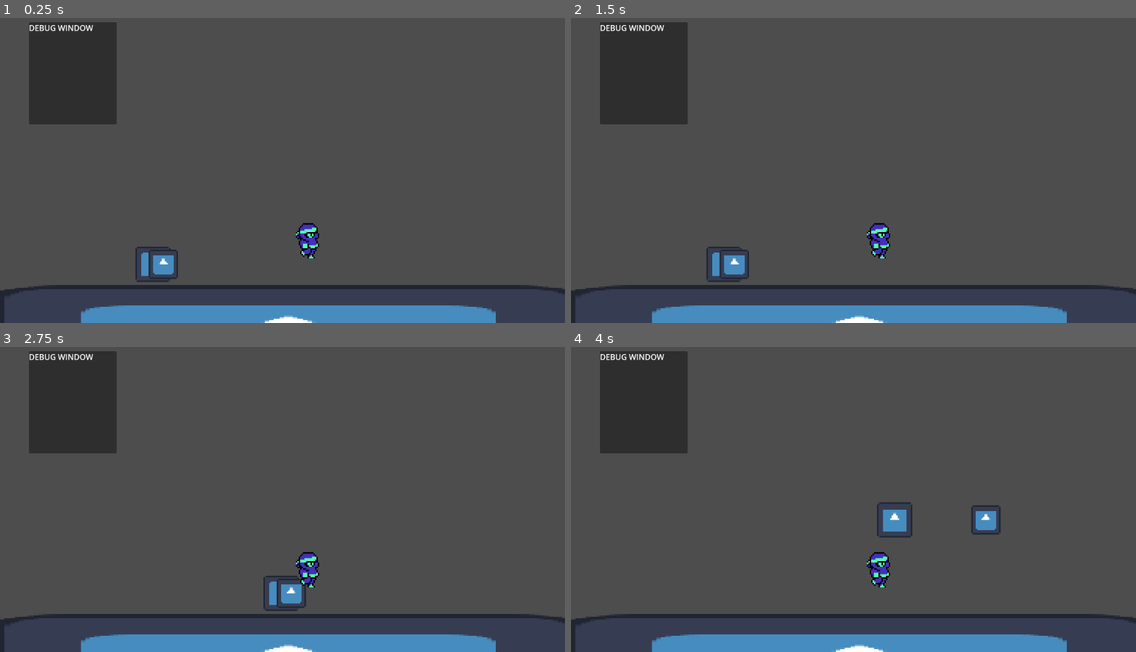
Above: before the commit, frames 1-4 (two rows, left to right).
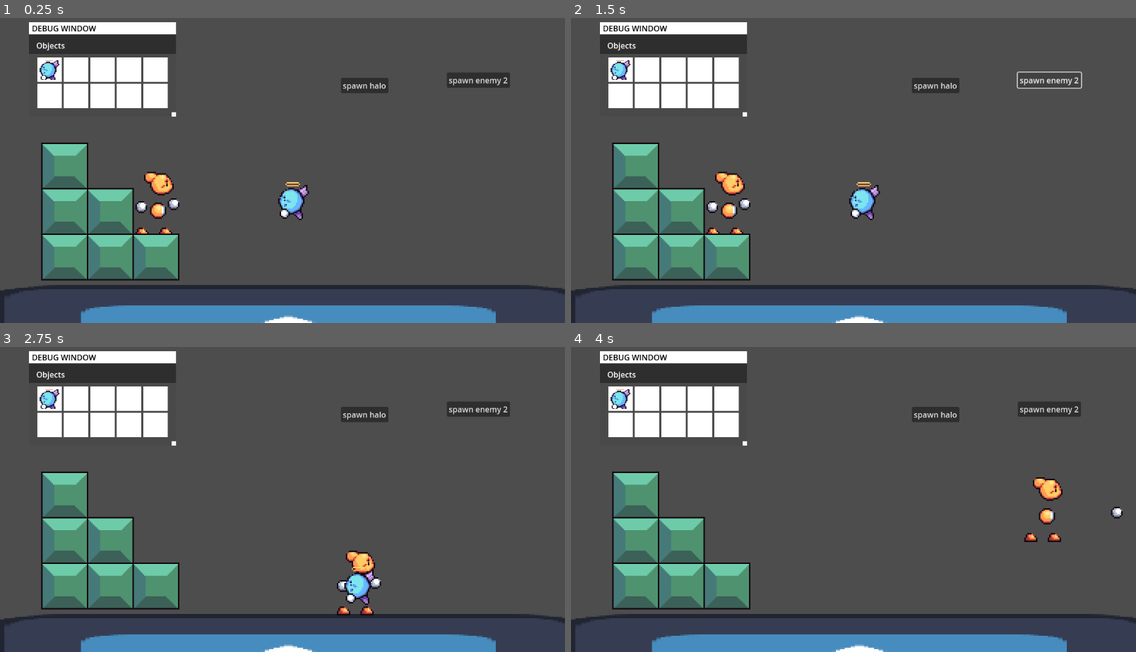
Above: after the commit, the same moments.

Repository: DaVinci789/brokenjam
Game: Godot game, scene res://world.tscn
The game is run twice, just before and just after one commit, with the same random seed, the same clock (stepped at 60 frames per second) and the same inputs. The engine's default icon, where the game draws it, is replaced by a stand-in: a white triangle on a blue panel in a dark square.
Inputs (mouse positions are in pixels of both pictures, inside the frame that each line leads up to):
- Up to frame 1 (0.25 s): no input
- Up to frame 2 (1.5 s): click (938, 85) at 0.5 s, where only the run after the commit has a clickable "spawn halo"; click (1051, 79) at 1.25 s, where only the run after the commit has a clickable "spawn enemy 2"
- Up to frame 3 (2.75 s): tap Enter at 2 s; move the mouse to (406, 478) at 2.02 s; hold D (input_right) from 2.03 s (still down); tap Z (input_a) at 2.1 s; click (406, 478) at 2.17 s
- Up to frame 4 (4 s): move the mouse to (740, 508) at 2.77 s; tap Z (input_a) at 2.85, 3.8 s; click (740, 508) at 2.92 s; move the mouse to (910, 423) at 3.52 s; release D (input_right) at 3.53 s; hold A (input_left) from 3.53 s (still down); tap X (input_b) at 3.6 s; click (910, 423) at 3.67 s

The runs differ from the first frame. In frame 1, 16% of the frame differs, in the area x 5-91%, y 1-87%; in frame 2, 15%; in frame 3, 16%, in the area x 5-91%, y 1-88%; in frame 4, 16%.

Commit message:
Various systems and objects added
- Grabbing and throwing. Still needs proper state managment though.
- Object window ui

Diff:
--- /dev/null
+++ b/enemy_halo.tscn
@@ -0,0 +1,23 @@
+[gd_scene load_steps=4 format=3 uid="uid://cc7875h773n63"]
+
+[ext_resource type="Script" uid="uid://bicyvhsgocq7m" path="res://entity.gd" id="1_0f3u7"]
+[ext_resource type="Texture2D" uid="uid://cwm7v0l67u1wl" path="res://enemy.png" id="2_yg6p6"]
+
+[sub_resource type="RectangleShape2D" id="RectangleShape2D_aqk2v"]
+size = Vector2(15, 14.6667)
+
+[node name="Entity2" type="CharacterBody2D" node_paths=PackedStringArray("area_collider")]
+script = ExtResource("1_0f3u7")
+type = 3
+area_collider = NodePath("Area2D")
+metadata/_custom_type_script = "uid://bicyvhsgocq7m"
+
+[node name="tex" type="Sprite2D" parent="."]
+texture = ExtResource("2_yg6p6")
+flip_h = true
+
+[node name="Area2D" type="Area2D" parent="."]
+
+[node name="CollisionShape2D" type="CollisionShape2D" parent="Area2D"]
+position = Vector2(-0.333328, 0.666656)
+shape = SubResource("RectangleShape2D_aqk2v")
--- a/entity.gd
+++ b/entity.gd
@@ -3,19 +3,42 @@
 
 enum EntityType {
 	None,
-	Player
+	Player,
+	Arms,
+	Enemy,
 }
 
 enum ActState {
 	None,
+	Jump,
 	Grab,
-	Jump,
+	Throw,
 }
+
+enum HoldState {
+	None,
+	Empty,
+	Holding,
+}
+
+func _ready() -> void:
+	add_to_group("Entity")
+	if area_collider:
+		area_collider.connect("area_entered",
+		func(area: Area2D):
+			if area.get_parent() is Entity:
+				colliders.append(area.get_parent()))
 
 @export var type := EntityType.None
 @export var move_speed := 0.0
+@export var area_collider: Area2D
 var state: ActState = ActState.None
 var is_falling := false
+var colliders: Array[Entity] = []
+var held := false
+var hold_lock := false
+var hold_state := HoldState.Empty
+var children: Array[Entity] = []
 
 @onready var jump_velocity := ((2.0 * jump_height) / jump_time_to_peak) * -1.0
 @onready var jump_gravity := ((-2.0 * jump_height) / (jump_time_to_peak * jump_time_to_peak)) * -1.0
@@ -47,3 +70,6 @@
 		jump_velocity = ((2.0 * jump_height) / jump_time_to_peak) * -1.0
 		jump_gravity  = ((-2.0 * jump_height) / (jump_time_to_peak * jump_time_to_peak)) * -1.0
 		fall_gravity  = ((-2.0 * jump_height) / (jump_time_to_descent * jump_time_to_descent)) * -1.0
+
+@export_subgroup("Enemy")
+@export var max_hp := 3
--- /dev/null
+++ b/fantasy_ui.gd
@@ -0,0 +1,60 @@
+extends Panel
+var mouse_down := false
+var mouse_pressed := false
+var hot := false
+var active := false
+var header_hot := false
+var corner_hot := false
+var header_active := false
+var corner_active := false
+var start_size := Vector2.ZERO
+
+func _process(delta) -> void:
+	if mouse_pressed:
+		mouse_pressed = false
+	pass
+
+func _on_gui_input(event: InputEvent) -> void:
+	if event is InputEventMouseButton:
+		if event.pressed and event.button_index == MOUSE_BUTTON_LEFT:
+			mouse_down = true
+			mouse_pressed = true
+			if header_hot:
+				header_active = true
+			if corner_hot:
+				corner_active = true
+		elif not event.pressed:
+			mouse_down = false
+			header_active = false
+			corner_active = false
+	pass # Replace with function body.
+
+
+func _on_mouse_entered() -> void:
+	hot = true
+	pass # Replace with function body.
+
+
+func _on_mouse_exited() -> void:
+	hot = false
+	pass # Replace with function body.
+
+
+func _on_color_rect_mouse_entered() -> void:
+	header_hot = true
+	pass # Replace with function body.
+
+
+func _on_color_rect_mouse_exited() -> void:
+	header_hot = false
+	pass # Replace with function body.
+
+
+func _on_color_rect_2_mouse_entered() -> void:
+	corner_hot = true
+	pass # Replace with function body.
+
+
+func _on_color_rect_2_mouse_exited() -> void:
+	corner_hot = false
+	pass # Replace with function body.
--- a/project.godot
+++ b/project.godot
@@ -21,6 +21,10 @@
 window/size/window_height_override=648
 window/stretch/mode="canvas_items"
 window/stretch/scale_mode="integer"
+
+[global_group]
+
+Entity=""
 
 [input]
 
--- a/world.gd
+++ b/world.gd
@@ -1,7 +1,17 @@
 extends Node2D
 
-@onready var node_player := $CharacterBody2D
-@onready var starting_arms_position: Vector2 = $CharacterBody2D/arms.global_position
+@onready var node_player := %player
+@onready var arms := %player.get_node("arms")
+@onready var starting_arms_position: Vector2 = arms.global_position
+@onready var fantasy_ui := %fantasy_ui
+
+var fantasy_ui_offset := Vector2.ZERO
+var caught_enemy := false
+
+class CollisionPair:
+	var a: Entity
+	var b: Entity
+	var data: KinematicCollision2D
 
 func get_gravity(entity: Entity) -> float:
 	return entity.jump_gravity if entity.velocity.y < 0.0 else entity.fall_gravity
@@ -12,18 +22,57 @@
 	player.state = Entity.ActState.Grab
 	pass
 
+func get_entities() -> Array[Entity]:
+	var array: Array[Entity]
+	array.assign(get_tree().get_nodes_in_group("Entity"))
+	return array
+
+func get_area_collisions(entities: Array[Entity]) -> Array[CollisionPair]:
+	var pairs: Array[CollisionPair] = []
+
+	for entity: Entity in entities:
+		for other: Entity in entity.colliders:
+			var already_added := false
+			for p in pairs:
+				if (p.a == entity and p.b == other) or (p.a == other and p.b == entity):
+					already_added = true
+					break
+			if not already_added:
+				_add_pair(pairs, entity, other)
+		entity.colliders.clear()
+
+	return pairs
+
+func _add_pair(pairs: Array[CollisionPair], a: Entity, b: Entity, collider: KinematicCollision2D = null) -> void:
+	# Avoid duplicates (A,B) vs (B,A)
+	for p in pairs:
+		if (p.a == a and p.b == b) or (p.a == b and p.b == a):
+			return
+	var pair := CollisionPair.new()
+	if a.type < b.type:
+		pair.a = a
+		pair.b = b
+	else:
+		pair.a = b
+		pair.b = a
+	pair.data = collider
+	pairs.append(pair)
+
+# cartch state or throw state.
 func _process(delta: float) -> void:
-	var arms := node_player.get_node("arms")
+	var entities := get_entities()
+	var collision_pairs := get_area_collisions(entities)
+
 	if Input.is_action_pressed("ui_cancel"):
 		get_tree().quit()
 
 	var input_horizontal := Input.get_axis("input_left", "input_right")
 	node_player.velocity.x = input_horizontal * node_player.move_speed
 
+	if Input.is_action_just_pressed("input_a"):
+		node_player.velocity.y = node_player.jump_velocity
 	if Input.is_action_just_pressed("input_b"):
 		throw_arm(node_player)
-	if Input.is_action_just_pressed("input_a"):
-		node_player.velocity.y = node_player.jump_velocity
 
 	if not node_player.is_on_floor():
 		node_player.velocity.y += get_gravity(node_player)
@@ -32,13 +81,40 @@
 	if node_player.state == Entity.ActState.Grab:
 		node_player.arms_active_timer += delta
 		node_player.arms_active_timer = clampf(node_player.arms_active_timer, 0.0, node_player.arms_act_length)
-		if node_player.arms_active_timer / node_player.arms_act_length >= 1.0:
-			node_player.state = Entity.ActState.None
-			node_player.arms_active_timer = 0
 	else:
 		starting_arms_position = arms.global_position
 		arms.velocity = Vector2.ZERO
-	pass
+
+	for pair in collision_pairs:
+		if pair.a.type == Entity.EntityType.Arms and pair.b.type == Entity.EntityType.Enemy:
+			if node_player.hold_state == Entity.HoldState.Empty:
+				pair.b.held = true
+				caught_enemy = true
+
+	for enemy in entities:
+		if enemy.held:
+			enemy.global_position = arms.global_position
+			if node_player.hold_state == Entity.HoldState.Holding:
+				if node_player.arms_curve.sample(node_player.arms_active_timer / node_player.arms_act_length) >= node_player.arms_curve.max_value:
+					enemy.held = false
+					node_player.hold_state = Entity.HoldState.Empty
+			break
+
+	if fantasy_ui.mouse_pressed:
+		fantasy_ui_offset = get_global_mouse_position() - fantasy_ui.global_position
+		fantasy_ui.start_size = fantasy_ui.size
+	if fantasy_ui.header_active:
+		fantasy_ui.global_position = get_global_mouse_position() - fantasy_ui_offset
+	if fantasy_ui.corner_active:
+		fantasy_ui.size = (get_global_mouse_position() - fantasy_ui.global_position)
+
+	# reset/flushing zone
+	if node_player.arms_active_timer / node_player.arms_act_length >= 1.0:
+		node_player.state = Entity.ActState.None
+		node_player.arms_active_timer = 0
+	if caught_enemy:
+		node_player.hold_state = Entity.HoldState.Holding
+		caught_enemy = false
 
 func _physics_process(delta: float) -> void:
 	node_player.move_and_slide()
@@ -47,7 +123,7 @@
 	var arms := node_player.get_node("arms")
 	if node_player.state == Entity.ActState.Grab:
 		var target_offset = node_player.arms_curve.sample(node_player.arms_active_timer / node_player.arms_act_length)
-		var target_x = node_player.get_node("arms_home").global_position.x + target_offset
+		var target_x = %arms_home.global_position.x + target_offset
 		var arm_velocity = Vector2(target_x - arms.global_position.x, 0) / delta
 		arms.velocity = arm_velocity
 		arms.move_and_slide()
--- a/world.tscn
+++ b/world.tscn
@@ -1,9 +1,16 @@
-[gd_scene load_steps=9 format=3 uid="uid://c8i3422yldarm"]
+[gd_scene load_steps=17 format=3 uid="uid://c8i3422yldarm"]
 
 [ext_resource type="Script" uid="uid://bicyvhsgocq7m" path="res://entity.gd" id="1_fj7yv"]
 [ext_resource type="Script" uid="uid://cycpam4c4eru5" path="res://world.gd" id="1_tlwt5"]
-[ext_resource type="Texture2D" uid="uid://d3dqdbqoj5ewb" path="res://s34_NinjaRun_0.png" id="2_aqk2v"]
 [ext_resource type="Texture2D" uid="uid://chqvlsx2jfebj" path="res://icon.svg" id="2_tlwt5"]
+[ext_resource type="Texture2D" uid="uid://clruk8tdf246" path="res://head.png" id="4_ioo17"]
+[ext_resource type="Script" uid="uid://cj18dxn01r02p" path="res://fantasy_ui.gd" id="5_036b0"]
+[ext_resource type="Texture2D" uid="uid://ds5xxw5q5b4e8" path="res://hand.png" id="5_wse8f"]
+[ext_resource type="Texture2D" uid="uid://cxe0vnxfeqq20" path="res://torso.png" id="6_ic0uy"]
+[ext_resource type="Texture2D" uid="uid://k2havrlx7exv" path="res://foot.png" id="7_k3n1d"]
+[ext_resource type="PackedScene" uid="uid://cc7875h773n63" path="res://enemy_halo.tscn" id="8_ic0uy"]
+[ext_resource type="Texture2D" uid="uid://cwm7v0l67u1wl" path="res://enemy.png" id="8_ioo17"]
+[ext_resource type="Texture2D" uid="uid://c3hf5osesum3p" path="res://block.png" id="9_wse8f"]
 
 [sub_resource type="RectangleShape2D" id="RectangleShape2D_tlwt5"]
 size = Vector2(404.5, 76)
@@ -13,11 +20,16 @@
 _data = [Vector2(0, 0), 0.0, 0.0, 0, 0, Vector2(0.5, 100), 0.0, 0.0, 0, 0, Vector2(1, 0), 0.0, 0.0, 0, 0]
 point_count = 3
 
+[sub_resource type="RectangleShape2D" id="RectangleShape2D_ioo17"]
+size = Vector2(32, 10.3333)
+
 [sub_resource type="CapsuleShape2D" id="CapsuleShape2D_tlwt5"]
 
-[sub_resource type="RectangleShape2D" id="RectangleShape2D_aqk2v"]
+[sub_resource type="RectangleShape2D" id="RectangleShape2D_ic0uy"]
+size = Vector2(30.6667, 31.6667)
 
 [node name="world" type="Node2D"]
+script = ExtResource("1_tlwt5")
 
 [node name="CanvasLayer" type="CanvasLayer" parent="."]
 
@@ -29,29 +41,32 @@
 grow_vertical = 2
 stretch = true
 stretch_shrink = 3
+metadata/_edit_lock_ = true
 
 [node name="SubViewport" type="SubViewport" parent="CanvasLayer/SubViewportContainer"]
+handle_input_locally = false
 snap_2d_transforms_to_pixel = true
 canvas_item_default_texture_filter = 0
 size = Vector2i(384, 216)
 render_target_update_mode = 4
 
-[node name="Node2D" type="Node2D" parent="CanvasLayer/SubViewportContainer/SubViewport"]
-script = ExtResource("1_tlwt5")
-
-[node name="Entity" type="CharacterBody2D" parent="CanvasLayer/SubViewportContainer/SubViewport/Node2D"]
+[node name="gameworld" type="Node2D" parent="CanvasLayer/SubViewportContainer/SubViewport"]
+unique_name_in_owner = true
+
+[node name="Entity" type="CharacterBody2D" parent="CanvasLayer/SubViewportContainer/SubViewport/gameworld"]
 position = Vector2(196, 227)
 script = ExtResource("1_fj7yv")
 metadata/_custom_type_script = "uid://bicyvhsgocq7m"
 
-[node name="Icon" type="Sprite2D" parent="CanvasLayer/SubViewportContainer/SubViewport/Node2D/Entity"]
+[node name="Icon" type="Sprite2D" parent="CanvasLayer/SubViewportContainer/SubViewport/gameworld/Entity"]
 scale = Vector2(3.21094, 0.570313)
 texture = ExtResource("2_tlwt5")
 
-[node name="CollisionShape2D" type="CollisionShape2D" parent="CanvasLayer/SubViewportContainer/SubViewport/Node2D/Entity"]
+[node name="CollisionShape2D" type="CollisionShape2D" parent="CanvasLayer/SubViewportContainer/SubViewport/gameworld/Entity"]
 shape = SubResource("RectangleShape2D_tlwt5")
 
-[node name="CharacterBody2D" type="CharacterBody2D" parent="CanvasLayer/SubViewportContainer/SubViewport/Node2D"]
+[node name="player" type="CharacterBody2D" parent="CanvasLayer/SubViewportContainer/SubViewport/gameworld"]
+unique_name_in_owner = true
 position = Vector2(104, 125)
 script = ExtResource("1_fj7yv")
 type = 1
@@ -62,48 +77,269 @@
 jump_time_to_peak = 13.0
 jump_time_to_descent = 14.0
 
-[node name="Icon" type="Sprite2D" parent="CanvasLayer/SubViewportContainer/SubViewport/Node2D/CharacterBody2D"]
-scale = Vector2(0.1875, 0.1875)
-texture = ExtResource("2_tlwt5")
-
-[node name="arms" type="CharacterBody2D" parent="CanvasLayer/SubViewportContainer/SubViewport/Node2D/CharacterBody2D"]
+[node name="Icon" type="Sprite2D" parent="CanvasLayer/SubViewportContainer/SubViewport/gameworld/player"]
+position = Vector2(4.33333, -26.6667)
+texture = ExtResource("4_ioo17")
+
+[node name="arms" type="CharacterBody2D" parent="CanvasLayer/SubViewportContainer/SubViewport/gameworld/player" node_paths=PackedStringArray("area_collider")]
+position = Vector2(3.33333, -11)
+script = ExtResource("1_fj7yv")
+type = 2
+area_collider = NodePath("Area2D")
+metadata/_custom_type_script = "uid://bicyvhsgocq7m"
+
+[node name="Hand" type="Sprite2D" parent="CanvasLayer/SubViewportContainer/SubViewport/gameworld/player/arms"]
+position = Vector2(-11.1111, -0.370371)
+texture = ExtResource("5_wse8f")
+
+[node name="Hand2" type="Sprite2D" parent="CanvasLayer/SubViewportContainer/SubViewport/gameworld/player/arms"]
+position = Vector2(10.5556, -2.03704)
+texture = ExtResource("5_wse8f")
+
+[node name="Area2D" type="Area2D" parent="CanvasLayer/SubViewportContainer/SubViewport/gameworld/player/arms"]
+position = Vector2(0.666659, -0.999995)
+
+[node name="CollisionShape2D" type="CollisionShape2D" parent="CanvasLayer/SubViewportContainer/SubViewport/gameworld/player/arms/Area2D"]
+shape = SubResource("RectangleShape2D_ioo17")
+
+[node name="arms_home" type="CharacterBody2D" parent="CanvasLayer/SubViewportContainer/SubViewport/gameworld/player"]
+unique_name_in_owner = true
 position = Vector2(7, 0)
 script = ExtResource("1_fj7yv")
 metadata/_custom_type_script = "uid://bicyvhsgocq7m"
 
-[node name="arms" type="Sprite2D" parent="CanvasLayer/SubViewportContainer/SubViewport/Node2D/CharacterBody2D/arms"]
-scale = Vector2(0.15625, 0.15625)
-texture = ExtResource("2_tlwt5")
-
-[node name="arms_home" type="CharacterBody2D" parent="CanvasLayer/SubViewportContainer/SubViewport/Node2D/CharacterBody2D"]
-position = Vector2(7, 0)
-script = ExtResource("1_fj7yv")
-metadata/_custom_type_script = "uid://bicyvhsgocq7m"
-
-[node name="CollisionShape2D" type="CollisionShape2D" parent="CanvasLayer/SubViewportContainer/SubViewport/Node2D/CharacterBody2D"]
-position = Vector2(0, -2)
+[node name="CollisionShape2D" type="CollisionShape2D" parent="CanvasLayer/SubViewportContainer/SubViewport/gameworld/player"]
+position = Vector2(4, -8)
 shape = SubResource("CapsuleShape2D_tlwt5")
 
-[node name="Entity2" type="CharacterBody2D" parent="CanvasLayer/SubViewportContainer/SubViewport/Node2D"]
-script = ExtResource("1_fj7yv")
-metadata/_custom_type_script = "uid://bicyvhsgocq7m"
-
-[node name="S34NinjaRun0" type="Sprite2D" parent="CanvasLayer/SubViewportContainer/SubViewport/Node2D/Entity2"]
-position = Vector2(208.667, 155.667)
-texture = ExtResource("2_aqk2v")
-
-[node name="CollisionShape2D" type="CollisionShape2D" parent="CanvasLayer/SubViewportContainer/SubViewport/Node2D/Entity2"]
-position = Vector2(210.667, 155.667)
-shape = SubResource("RectangleShape2D_aqk2v")
-
-[node name="Panel" type="Panel" parent="CanvasLayer"]
+[node name="Torso" type="Sprite2D" parent="CanvasLayer/SubViewportContainer/SubViewport/gameworld/player"]
+position = Vector2(2.66666, -9.33334)
+texture = ExtResource("6_ic0uy")
+
+[node name="Foot" type="Sprite2D" parent="CanvasLayer/SubViewportContainer/SubViewport/gameworld/player"]
+position = Vector2(-8, 5.66667)
+texture = ExtResource("7_k3n1d")
+
+[node name="Foot2" type="Sprite2D" parent="CanvasLayer/SubViewportContainer/SubViewport/gameworld/player"]
+position = Vector2(7.66667, 6)
+texture = ExtResource("7_k3n1d")
+
+[node name="Entity2" parent="CanvasLayer/SubViewportContainer/SubViewport/gameworld" instance=ExtResource("8_ic0uy")]
+position = Vector2(199, 132.667)
+
+[node name="Entity3" type="CharacterBody2D" parent="CanvasLayer/SubViewportContainer/SubViewport/gameworld"]
+position = Vector2(105.667, 171.333)
+script = ExtResource("1_fj7yv")
+metadata/_custom_type_script = "uid://bicyvhsgocq7m"
+
+[node name="Sprite2D" type="Sprite2D" parent="CanvasLayer/SubViewportContainer/SubViewport/gameworld/Entity3"]
+texture = ExtResource("9_wse8f")
+
+[node name="CollisionShape2D" type="CollisionShape2D" parent="CanvasLayer/SubViewportContainer/SubViewport/gameworld/Entity3"]
+position = Vector2(-0.333344, -0.166668)
+shape = SubResource("RectangleShape2D_ic0uy")
+
+[node name="Entity4" type="CharacterBody2D" parent="CanvasLayer/SubViewportContainer/SubViewport/gameworld"]
+position = Vector2(75, 171)
+script = ExtResource("1_fj7yv")
+metadata/_custom_type_script = "uid://bicyvhsgocq7m"
+
+[node name="Sprite2D" type="Sprite2D" parent="CanvasLayer/SubViewportContainer/SubViewport/gameworld/Entity4"]
+texture = ExtResource("9_wse8f")
+
+[node name="CollisionShape2D" type="CollisionShape2D" parent="CanvasLayer/SubViewportContainer/SubViewport/gameworld/Entity4"]
+position = Vector2(-0.333344, -0.166668)
+shape = SubResource("RectangleShape2D_ic0uy")
+
+[node name="Entity5" type="CharacterBody2D" parent="CanvasLayer/SubViewportContainer/SubViewport/gameworld"]
+position = Vector2(75, 139.667)
+script = ExtResource("1_fj7yv")
+metadata/_custom_type_script = "uid://bicyvhsgocq7m"
+
+[node name="Sprite2D" type="Sprite2D" parent="CanvasLayer/SubViewportContainer/SubViewport/gameworld/Entity5"]
+texture = ExtResource("9_wse8f")
+
+[node name="CollisionShape2D" type="CollisionShape2D" parent="CanvasLayer/SubViewportContainer/SubViewport/gameworld/Entity5"]
+position = Vector2(-0.333344, -0.166668)
+shape = SubResource("RectangleShape2D_ic0uy")
+
+[node name="Entity6" type="CharacterBody2D" parent="CanvasLayer/SubViewportContainer/SubViewport/gameworld"]
+position = Vector2(44, 171.333)
+script = ExtResource("1_fj7yv")
+metadata/_custom_type_script = "uid://bicyvhsgocq7m"
+
+[node name="Sprite2D" type="Sprite2D" parent="CanvasLayer/SubViewportContainer/SubViewport/gameworld/Entity6"]
+texture = ExtResource("9_wse8f")
+
+[node name="CollisionShape2D" type="CollisionShape2D" parent="CanvasLayer/SubViewportContainer/SubViewport/gameworld/Entity6"]
+position = Vector2(-0.333344, -0.166668)
+shape = SubResource("RectangleShape2D_ic0uy")
+
+[node name="Entity7" type="CharacterBody2D" parent="CanvasLayer/SubViewportContainer/SubViewport/gameworld"]
+position = Vector2(44, 140.333)
+script = ExtResource("1_fj7yv")
+metadata/_custom_type_script = "uid://bicyvhsgocq7m"
+
+[node name="Sprite2D" type="Sprite2D" parent="CanvasLayer/SubViewportContainer/SubViewport/gameworld/Entity7"]
+texture = ExtResource("9_wse8f")
+
+[node name="CollisionShape2D" type="CollisionShape2D" parent="CanvasLayer/SubViewportContainer/SubViewport/gameworld/Entity7"]
+position = Vector2(-0.333344, -0.166668)
+shape = SubResource("RectangleShape2D_ic0uy")
+
+[node name="Entity8" type="CharacterBody2D" parent="CanvasLayer/SubViewportContainer/SubViewport/gameworld"]
+position = Vector2(44.3333, 108.667)
+script = ExtResource("1_fj7yv")
+metadata/_custom_type_script = "uid://bicyvhsgocq7m"
+
+[node name="Sprite2D" type="Sprite2D" parent="CanvasLayer/SubViewportContainer/SubViewport/gameworld/Entity8"]
+texture = ExtResource("9_wse8f")
+
+[node name="CollisionShape2D" type="CollisionShape2D" parent="CanvasLayer/SubViewportContainer/SubViewport/gameworld/Entity8"]
+position = Vector2(-0.333344, -0.166668)
+shape = SubResource("RectangleShape2D_ic0uy")
+
+[node name="fantasy_ui" type="Panel" parent="CanvasLayer"]
+unique_name_in_owner = true
+clip_contents = true
+custom_minimum_size = Vector2(150, 150)
 offset_left = 59.0
 offset_top = 33.0
-offset_right = 238.0
-offset_bottom = 242.0
-
-[node name="Label" type="Label" parent="CanvasLayer/Panel"]
-layout_mode = 1
-offset_right = 98.0
-offset_bottom = 23.0
+offset_right = 359.0
+offset_bottom = 226.0
+script = ExtResource("5_036b0")
+
+[node name="ColorRect3" type="ColorRect" parent="CanvasLayer/fantasy_ui"]
+clip_contents = true
+layout_mode = 1
+anchors_preset = -1
+anchor_right = 1.0
+anchor_bottom = 1.0
+offset_top = 65.0
+grow_horizontal = 2
+grow_vertical = 2
+color = Color(0.403922, 0.403922, 0.403922, 0.47451)
+
+[node name="HFlowContainer" type="HFlowContainer" parent="CanvasLayer/fantasy_ui/ColorRect3"]
+layout_mode = 1
+anchors_preset = -1
+anchor_top = 0.055
+anchor_right = 1.0
+anchor_bottom = 1.0
+offset_left = 8.0
+offset_top = -0.0400023
+offset_right = -7.0
+offset_bottom = -17.0
+grow_horizontal = 2
+grow_vertical = 2
+alignment = 1
+
+[node name="ColorRect" type="ColorRect" parent="CanvasLayer/fantasy_ui/ColorRect3/HFlowContainer"]
+custom_minimum_size = Vector2(50, 50)
+layout_mode = 2
+
+[node name="TextureRect" type="TextureRect" parent="CanvasLayer/fantasy_ui/ColorRect3/HFlowContainer/ColorRect"]
+layout_mode = 0
+offset_left = 5.0
+offset_top = 5.581
+offset_right = 45.0
+offset_bottom = 45.581
+texture = ExtResource("8_ioo17")
+stretch_mode = 6
+flip_h = true
+
+[node name="ColorRect2" type="ColorRect" parent="CanvasLayer/fantasy_ui/ColorRect3/HFlowContainer"]
+custom_minimum_size = Vector2(50, 50)
+layout_mode = 2
+
+[node name="ColorRect3" type="ColorRect" parent="CanvasLayer/fantasy_ui/ColorRect3/HFlowContainer"]
+custom_minimum_size = Vector2(50, 50)
+layout_mode = 2
+
+[node name="ColorRect4" type="ColorRect" parent="CanvasLayer/fantasy_ui/ColorRect3/HFlowContainer"]
+custom_minimum_size = Vector2(50, 50)
+layout_mode = 2
+
+[node name="ColorRect5" type="ColorRect" parent="CanvasLayer/fantasy_ui/ColorRect3/HFlowContainer"]
+custom_minimum_size = Vector2(50, 50)
+layout_mode = 2
+
+[node name="ColorRect6" type="ColorRect" parent="CanvasLayer/fantasy_ui/ColorRect3/HFlowContainer"]
+custom_minimum_size = Vector2(50, 50)
+layout_mode = 2
+
+[node name="ColorRect7" type="ColorRect" parent="CanvasLayer/fantasy_ui/ColorRect3/HFlowContainer"]
+custom_minimum_size = Vector2(50, 50)
+layout_mode = 2
+
+[node name="ColorRect8" type="ColorRect" parent="CanvasLayer/fantasy_ui/ColorRect3/HFlowContainer"]
+custom_minimum_size = Vector2(50, 50)
+layout_mode = 2
+
+[node name="ColorRect9" type="ColorRect" parent="CanvasLayer/fantasy_ui/ColorRect3/HFlowContainer"]
+custom_minimum_size = Vector2(50, 50)
+layout_mode = 2
+
+[node name="ColorRect10" type="ColorRect" parent="CanvasLayer/fantasy_ui/ColorRect3/HFlowContainer"]
+custom_minimum_size = Vector2(50, 50)
+layout_mode = 2
+
+[node name="ColorRect" type="ColorRect" parent="CanvasLayer/fantasy_ui"]
+custom_minimum_size = Vector2(0, 25)
+layout_mode = 1
+anchors_preset = 10
+anchor_right = 1.0
+grow_horizontal = 2
+mouse_filter = 1
+
+[node name="ColorRect2" type="ColorRect" parent="CanvasLayer/fantasy_ui"]
+layout_mode = 1
+anchors_preset = 3
+anchor_left = 1.0
+anchor_top = 1.0
+anchor_right = 1.0
+anchor_bottom = 1.0
+offset_left = -9.0
+offset_top = -9.0
+grow_horizontal = 0
+grow_vertical = 0
+mouse_filter = 1
+
+[node name="Label" type="Label" parent="CanvasLayer/fantasy_ui"]
+modulate = Color(0, 0, 0, 1)
+layout_mode = 1
+offset_left = 6.0
+offset_top = 1.0
+offset_right = 137.0
+offset_bottom = 24.0
 text = "DEBUG WINDOW"
+
+[node name="Label2" type="Label" parent="CanvasLayer/fantasy_ui"]
+layout_mode = 1
+offset_left = 15.0
+offset_top = 36.0
+offset_right = 146.0
+offset_bottom = 59.0
+text = "Objects"
+
+[node name="Button" type="Button" parent="CanvasLayer"]
+offset_left = 695.0
+offset_top = 147.0
+offset_right = 792.0
+offset_bottom = 178.0
+text = "spawn halo"
+
+[node name="Button2" type="Button" parent="CanvasLayer"]
+offset_left = 911.0
+offset_top = 136.0
+offset_right = 1040.0
+offset_bottom = 167.0
+text = "spawn enemy 2"
+
+[connection signal="gui_input" from="CanvasLayer/fantasy_ui" to="CanvasLayer/fantasy_ui" method="_on_gui_input"]
+[connection signal="mouse_entered" from="CanvasLayer/fantasy_ui" to="CanvasLayer/fantasy_ui" method="_on_mouse_entered"]
+[connection signal="mouse_exited" from="CanvasLayer/fantasy_ui" to="CanvasLayer/fantasy_ui" method="_on_mouse_exited"]
+[connection signal="mouse_entered" from="CanvasLayer/fantasy_ui/ColorRect" to="CanvasLayer/fantasy_ui" method="_on_color_rect_mouse_entered"]
+[connection signal="mouse_exited" from="CanvasLayer/fantasy_ui/ColorRect" to="CanvasLayer/fantasy_ui" method="_on_color_rect_mouse_exited"]
+[connection signal="mouse_entered" from="CanvasLayer/fantasy_ui/ColorRect2" to="CanvasLayer/fantasy_ui" method="_on_color_rect_2_mouse_entered"]
+[connection signal="mouse_exited" from="CanvasLayer/fantasy_ui/ColorRect2" to="CanvasLayer/fantasy_ui" method="_on_color_rect_2_mouse_exited"]
Binary file added: block.png
Not shown, added: block.png.import
Binary file added: enemy.png
Not shown, added: enemy.png.import
Not shown, added: fantasy_ui.gd.uid
Binary file added: foot.png
Not shown, added: foot.png.import
Binary file added: hand.png
Not shown, added: hand.png.import
Binary file added: head.png
Not shown, added: head.png.import
Binary file added: s46_Player1_3.png
(and 3 more such lines)
